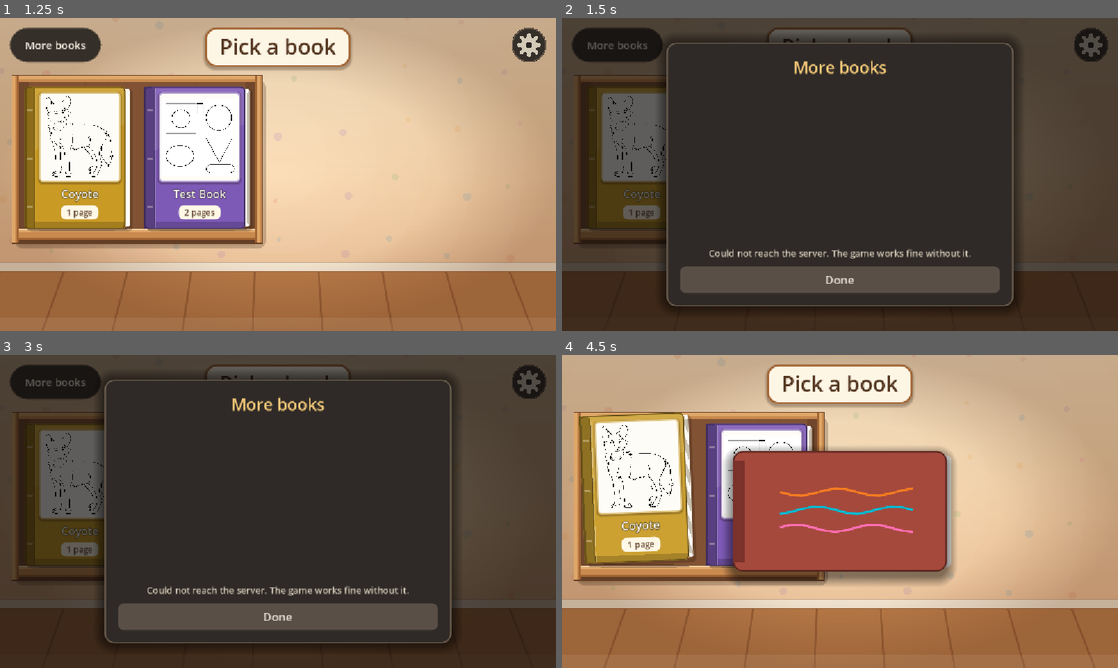
Above: before the commit, frames 1-4 (two rows, left to right).
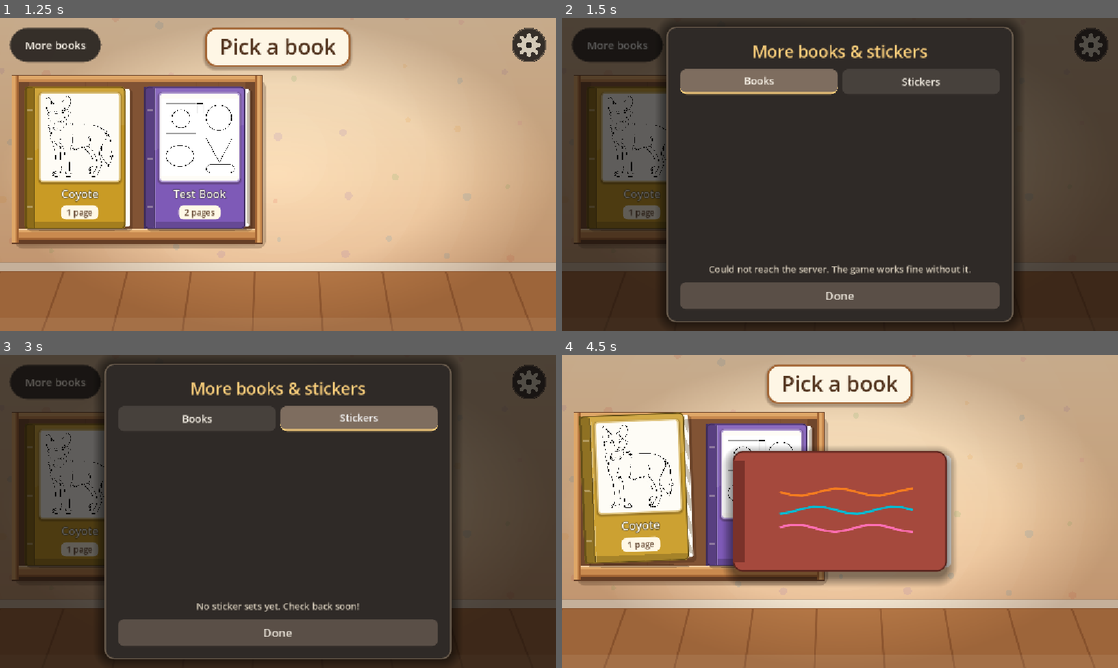
Above: after the commit, the same moments.

Repository: BinaryRabbit101/ColoringBook
Game: Godot game, scene res://scenes/main.tscn
The game is run twice, just before and just after one commit, with the same random seed, the same clock (stepped at 60 frames per second) and the same inputs.
Inputs (mouse positions are in pixels of both pictures, inside the frame that each line leads up to):
- Up to frame 1 (1.25 s): click (278, 174) at 0.5 s
- Up to frame 2 (1.5 s): click "More books" at 1.25 s
- Up to frame 3 (3 s): click (194, 417) at 2 s, where only the run after the commit has a clickable "Books"; click (361, 417) at 2.75 s, where only the run after the commit has a clickable "Stickers"
- Up to frame 4 (4.5 s): click "Done" at 3.5 s; click (639, 492) at 4.25 s

Frame 1 is identical in both runs. In frame 2, 13% of the frame differs, in the area x 18-82%, y 1-98%; in frame 3, 13%; in frame 4, nothing differs.

Commit message:
game: the pack shop separates books from sticker sets
BL-37 gave a pack a `kind` and put it on the card; the catalogue was
still one list of two different products, which is how a child ends up
downloading a sticker sheet they thought was a book. It gets a tab each,
split on the same `manifest.kind` (absent still means books, so every
pack published before BL-37 lands on the books tab, which is what it is).

Every row of BOTH tabs is still built and the tab only chooses which are
visible. That is what keeps the rest of the file untouched: a download in
the tab nobody is looking at still finds its row through get_row(), still
gets its bytes, and still draws its BL-31 wax stroke -- so coming back to
it shows a stroke where it should be rather than one starting again from
zero. Installed-only (offline) rows carry the kind off the installed
manifest, and a catalogue with nothing on the default tab opens on one
that has something.

dlc smoke 116 -> 127 (a new check h, driven through set_packs() so it
still needs no server).

Co-Authored-By: Claude Fable 5 <noreply@anthropic.com>
Claude-Session: https://claude.ai/code/session_01HRYLLEKNrf6ajMvA8YFmoA

Diff:
--- a/godot/scenes/components/pack_shop.tscn
+++ b/godot/scenes/components/pack_shop.tscn
@@ -77,8 +77,12 @@
 mouse_filter = 2
 theme_override_colors/font_color = Color(0.972549, 0.803922, 0.478431, 1)
 theme_override_font_sizes/font_size = 34
-text = "More books"
+text = "More books & stickers"
 horizontal_alignment = 1
+
+[node name="Tabs" type="HBoxContainer" parent="Center/Panel/Margin/Column"]
+layout_mode = 2
+theme_override_constants/separation = 10
 
 [node name="Scroll" type="ScrollContainer" parent="Center/Panel/Margin/Column"]
 custom_minimum_size = Vector2(0, 320)
--- a/godot/scripts/components/pack_shop.gd
+++ b/godot/scripts/components/pack_shop.gd
@@ -27,6 +27,15 @@
 ##    renders immediately from what is installed; the [code]GET /packs[/code]
 ##    answer patches it when it lands. If it never lands, the overlay says so and
 ##    the shelf behind it is completely unaffected.
+##
+## [b]Two tabs, one list[/b] (BL-41). Coloring books and sticker sets are different
+## products delivered by identical machinery, and a single list of both made a child
+## tap the wrong one -- so the catalogue is split by [code]manifest.kind[/code]
+## (BL-37) into a Books tab and a Stickers tab. Every row of BOTH is still built,
+## and the tab only chooses which are visible: a download in the tab nobody is
+## looking at still finds its row, still gets its bytes, and still draws its BL-31
+## wax stroke, so switching tabs mid-download shows a strip that is where it should
+## be rather than one starting again from zero.
 ##
 ## [b]The client never decides what it owns[/b] (DLC_SERVER.md 9). Every flag on a
 ## row -- [code]owned[/code], [code]is_free[/code], [code]latest_version[/code] --
@@ -62,6 +71,17 @@
 const KIND_BOOK := "book"
 const KIND_STICKER_SET := "sticker_set"
 
+## The two tabs (BL-41), in the order they are shown. A tab IS a kind: there is no
+## "all" tab, because the whole complaint was that one list of two different
+## products makes a child tap the wrong one.
+const TABS: PackedStringArray = [KIND_BOOK, KIND_STICKER_SET]
+## What each tab is called, and what an empty one says. Indexed by kind.
+const TAB_LABELS := {KIND_BOOK: "Books", KIND_STICKER_SET: "Stickers"}
+const TAB_EMPTY := {
+	KIND_BOOK: "No extra books yet. Check back soon!",
+	KIND_STICKER_SET: "No sticker sets yet. Check back soon!",
+}
+
 ## Shown when the catalogue lists but nobody is signed in, and again if a Get is
 ## pressed in that state (BL-25). One string, so the shop says the same thing twice
 ## rather than two things once.
@@ -73,6 +93,7 @@
 const WaxProgress := preload("res://scripts/components/wax_progress.gd")
 
 @onready var _scrim: Button = $Scrim
+@onready var _tabs: HBoxContainer = $Center/Panel/Margin/Column/Tabs
 @onready var _list: VBoxContainer = $Center/Panel/Margin/Column/Scroll/List
 @onready var _status: Label = $Center/Panel/Margin/Column/Status
 @onready var _close_button: Button = $Center/Panel/Margin/Column/CloseButton
@@ -80,12 +101,17 @@
 var _rows: Array[PackRow] = []
 ## Slug currently downloading, or "".
 var _installing := ""
+## Which of [constant TABS] is showing.
+var _tab := KIND_BOOK
+## The tab buttons, in [constant TABS] order.
+var _tab_buttons: Array[Button] = []
 
 
 func _ready() -> void:
 	_scrim.pressed.connect(_on_close_pressed)
 	_close_button.pressed.connect(_on_close_pressed)
 	Backend.pack_install_progress.connect(_on_progress)
+	_build_tabs()
 	# Render what we already know before anything is asked of the network.
 	_show_installed_only()
 	refresh()
@@ -126,14 +152,117 @@
 		row.download_requested.connect(_on_download_requested.bind(row))
 		_list.add_child(row)
 		_rows.append(row)
-	if _rows.is_empty():
-		_set_status("No extra books yet. Check back soon!")
-	else:
-		_set_status("")
-
-
+	_open_a_tab_with_something_on_it()
+	_apply_tab()
+
+
+## Lands the player on a tab that has packs on it, when the one they would have
+## got is bare. A shop that opens on an empty shelf of books while ten sticker sets
+## sit one tap away is a shop that looks broken.
+func _open_a_tab_with_something_on_it() -> void:
+	if not get_visible_rows().is_empty():
+		return
+	for kind in TABS:
+		for row in _rows:
+			if row.get_kind() == kind:
+				_tab = kind
+				return
+
+
+## Every row the shop is holding, both tabs. [method get_visible_rows] is the one
+## the player can see.
 func get_rows() -> Array[PackRow]:
 	return _rows.duplicate()
+
+
+# ======================================================================= tabs ==
+# BL-41: coloring books and sticker sets are different products, and one list of
+# both made a child tap the wrong thing. They get a tab each.
+#
+# [b]Both tabs' rows are always BUILT[/b] and the tab only decides which are
+# visible. That is what keeps everything else in this file exactly as it was: a
+# download in the tab you are not looking at still finds its row through
+# [method get_row], still gets its bytes, and still runs its BL-31 wax stroke and
+# its confetti -- and switching tabs mid-download shows a strip that is already
+# where it should be rather than one starting from zero.
+
+## Which tab is showing: one of [constant TABS].
+func get_tab() -> String:
+	return _tab
+
+
+## Shows [param kind]'s tab. Unknown kinds are ignored rather than emptying the
+## shop -- a future pack kind this build has never heard of must not be able to
+## leave the player looking at nothing.
+func set_tab(kind: String) -> void:
+	if _tab == kind or not TABS.has(kind):
+		return
+	_tab = kind
+	_apply_tab()
+
+
+## The tab buttons, in [constant TABS] order. A harness presses these; the game
+## does not read them.
+func get_tab_buttons() -> Array[Button]:
+	return _tab_buttons.duplicate()
+
+
+## The rows on the tab that is showing.
+func get_visible_rows() -> Array[PackRow]:
+	var out: Array[PackRow] = []
+	for row in _rows:
+		if row.get_kind() == _tab:
+			out.append(row)
+	return out
+
+
+func _build_tabs() -> void:
+	for i in TABS.size():
+		var kind := TABS[i]
+		var button := PackRow._make_button(String(TAB_LABELS[kind]), Vector2(0, 52))
+		button.name = "Tab_%s" % kind
+		button.size_flags_horizontal = Control.SIZE_EXPAND_FILL
+		button.pressed.connect(set_tab.bind(kind))
+		_tabs.add_child(button)
+		_tab_buttons.append(button)
+	_paint_tabs()
+
+
+## Hides the rows of the other tab and says something useful when this one is bare.
+##
+## The status line is shared with the network and the signed-out hint, so an EMPTY
+## tab only claims it when there is nothing more important to say -- otherwise
+## switching tabs would silently wipe "A grown-up needs to sign in".
+func _apply_tab() -> void:
+	var shown := 0
+	for row in _rows:
+		row.visible = row.get_kind() == _tab
+		if row.visible:
+			shown += 1
+	_paint_tabs()
+	if shown == 0:
+		_set_status(String(TAB_EMPTY[_tab]))
+	elif _status.text in TAB_EMPTY.values():
+		_set_status("")
+
+
+## The showing tab is lit; the others are not. Drawn with the row buttons' own
+## styleboxes so the shop stays one visual family.
+func _paint_tabs() -> void:
+	for i in _tab_buttons.size():
+		var lit := TABS[i] == _tab
+		var style := StyleBoxFlat.new()
+		style.bg_color = (
+			Color(0.494118, 0.427451, 0.372549) if lit else Color(0.278431, 0.254902, 0.235294)
+		)
+		style.set_corner_radius_all(12)
+		if lit:
+			# A lip along the bottom, the way the toolbar's slabs are lipped: the tab
+			# that is out reads as a tab rather than as a brighter button.
+			style.border_width_bottom = 4
+			style.border_color = Color(0.972549, 0.803922, 0.478431)
+		for state in ["normal", "hover", "pressed"]:
+			_tab_buttons[i].add_theme_stylebox_override(state, style)
 
 
 func get_row(slug: String) -> PackRow:
@@ -166,6 +295,10 @@
 			KEY_OWNED: true,
 			KEY_LATEST_VERSION: int(manifest.get("pack_version", 0)),
 			KEY_MIN_CLIENT_VERSION: String(manifest.get("min_client_version", "")),
+			# BL-41: which tab it belongs on. The installed manifest says so (BL-37),
+			# and an absent key means books -- so a pack installed before either entry
+			# lands on the books tab, which is what it is.
+			KEY_KIND: String(manifest.get("kind", KIND_BOOK)),
 		})
 	set_packs(packs)
 
--- a/godot/scripts/dev/dlc_smoke.gd
+++ b/godot/scripts/dev/dlc_smoke.gd
@@ -45,12 +45,19 @@
 ##   e  save schema v2: keyed by book_uid, and a v1 file migrates -- keys rekeyed,
 ##      paint directories renamed, nothing lost, unknown keys passed through,
 ##      re-runnable, and the v1 file left where it was
+##   h  the pack shop splits its catalogue into a Books tab and a Stickers tab
+##      (BL-41), keeps every row built so a download in the tab nobody is looking
+##      at carries on, and opens on a tab that has something on it
 ##   f  a DLC book and the built-in book that share a uid share one save entry --
 ##      migrated progress AND progress recorded live against the built-in book --
 ##      and the BL-25 release shape: with no built-in books at all the shelf is
 ##      exactly the installed packs, still carrying that progress
 ##
 ## Exit code is 0 only if every check passes.
+
+## The DLC catalogue overlay, for check (h)'s tab split (BL-41). Driven through
+## [method PackShop.set_packs], so this harness needs no server.
+const SHOP_SCENE: PackedScene = preload("res://scenes/components/pack_shop.tscn")
 
 const TEST_BOOK_PATH := "res://resources/books/test_book/book.tres"
 const COYOTE_BOOK_PATH := "res://resources/books/coyote/book.tres"
@@ -159,6 +166,7 @@
 	_check_save_migration()
 	_check_shared_uid()
 	_check_sticker_packs()
+	await _check_shop_tabs()
 
 	print("\n   worker decode covered %d main-thread frames; take() cost %.1f ms prefetched"
 		% [_worker_frames, _prefetched_take_ms]
@@ -896,6 +904,77 @@
 	_expect(ordered, "...in authored sort_order, so the ring is stable between runs")
 
 
+func _check_shop_tabs() -> void:
+	print("\n-- check h: the shop's two tabs (BL-41) --")
+
+	# Injected rows, not a server: set_packs() is the shop's dependency-injection
+	# seam and is the SAME path the network answer takes.
+	var shop := SHOP_SCENE.instantiate() as PackShop
+	add_child(shop)
+	await get_tree().process_frame
+	shop.set_packs([
+		{PackShop.KEY_SLUG: "forest", PackShop.KEY_TITLE: "Forest", PackShop.KEY_BYTES: 4096},
+		{
+			PackShop.KEY_SLUG: "shiny",
+			PackShop.KEY_TITLE: "Shiny Stickers",
+			PackShop.KEY_KIND: PackShop.KIND_STICKER_SET,
+			PackShop.KEY_BYTES: 2048,
+		},
+		{PackShop.KEY_SLUG: "meadow", PackShop.KEY_TITLE: "Meadow", PackShop.KEY_BYTES: 8192},
+	])
+	await get_tree().process_frame
+
+	_expect(shop.get_rows().size() == 3,
+		"both kinds are LISTED as one set of rows (%d)" % shop.get_rows().size())
+	_expect(shop.get_tab() == PackShop.KIND_BOOK,
+		"...and the shop opens on the books tab ('%s')" % shop.get_tab())
+	_expect(shop.get_visible_rows().size() == 2,
+		"...showing only the book packs (%d of 3)" % shop.get_visible_rows().size())
+	_expect(not shop.get_row("shiny").visible,
+		"...with the sticker pack hidden rather than absent")
+
+	shop.set_tab(PackShop.KIND_STICKER_SET)
+	await get_tree().process_frame
+	_expect(shop.get_visible_rows().size() == 1
+			and shop.get_visible_rows()[0].get_slug() == "shiny",
+		"the stickers tab shows the sticker pack, and only it")
+	_expect(not shop.get_row("forest").visible and shop.get_row("forest").get_state()
+			== PackShop.PackRow.STATE_AVAILABLE,
+		"...and the book rows keep their state while they are put away")
+
+	# BL-31's wax stroke has to survive a tab switch: the row is still there, still
+	# fed, and still holding the ratio it was given.
+	shop.get_row("forest").set_downloading(2048, 4096)
+	_expect(is_equal_approx(shop.get_row("forest").get_progress_ratio(), 0.5)
+			and shop.get_row("forest").get_state() == PackShop.PackRow.STATE_DOWNLOADING,
+		"a download in the tab nobody is looking at still runs (%.2f)"
+		% shop.get_row("forest").get_progress_ratio())
+	shop.set_tab(PackShop.KIND_BOOK)
+	await get_tree().process_frame
+	_expect(shop.get_row("forest").visible
+			and is_equal_approx(shop.get_row("forest").get_progress_ratio(), 0.5),
+		"...and coming back to it finds the stroke where it should be, not at zero")
+
+	# An empty tab says so in its own words rather than showing nothing at all.
+	shop.set_packs([{
+		PackShop.KEY_SLUG: "shiny",
+		PackShop.KEY_TITLE: "Shiny Stickers",
+		PackShop.KEY_KIND: PackShop.KIND_STICKER_SET,
+	}])
+	await get_tree().process_frame
+	_expect(shop.get_tab() == PackShop.KIND_STICKER_SET,
+		"a catalogue with no books at all opens on the tab that HAS something")
+	_expect(shop.get_tab_buttons().size() == PackShop.TABS.size(),
+		"...and there is one button per tab (%d)" % shop.get_tab_buttons().size())
+	shop.set_tab(PackShop.KIND_BOOK)
+	await get_tree().process_frame
+	_expect(shop.get_visible_rows().is_empty()
+			and shop.get_status_text() == String(PackShop.TAB_EMPTY[PackShop.KIND_BOOK]),
+		"...and the empty books tab explains itself ('%s')" % shop.get_status_text())
+
+	shop.queue_free()
+
+
 # =================================================================== helpers ==
 
 func _expect(condition: bool, description: String) -> void:
